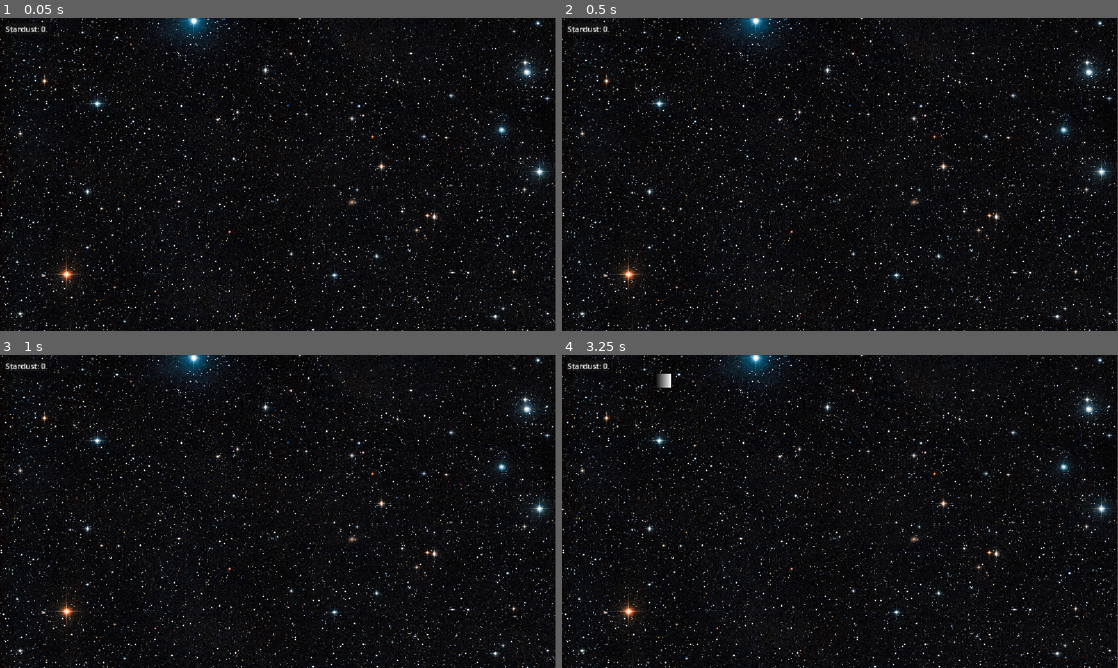
Above: before the commit, frames 1-4 (two rows, left to right).
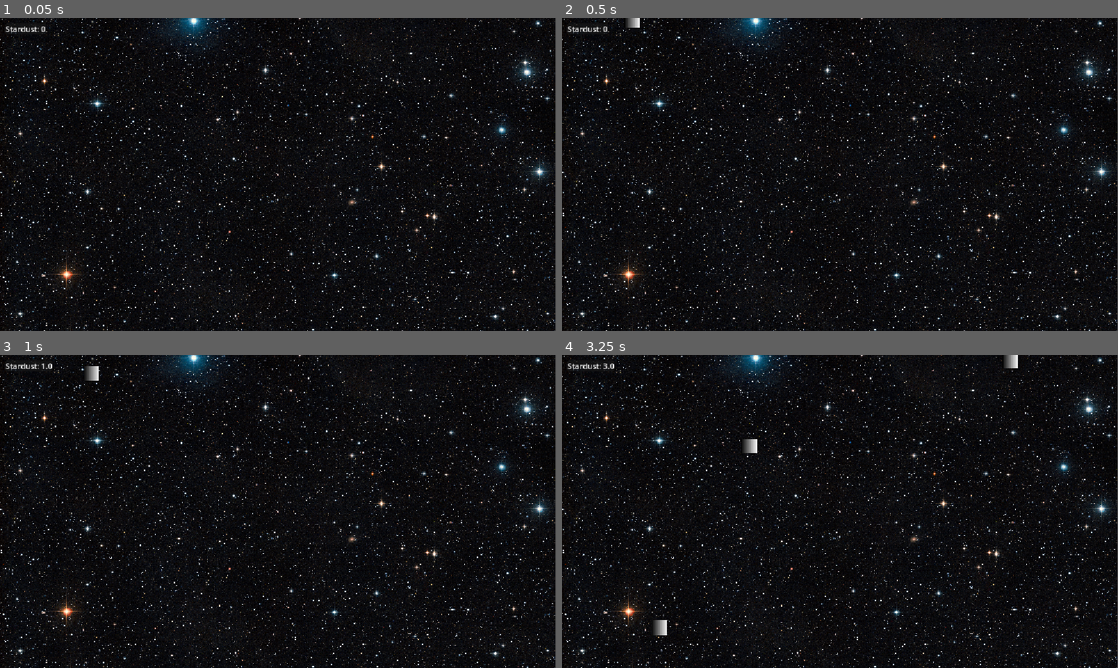
Above: after the commit, the same moments.

Repository: SteveJaws/space-idle-game
Game: Godot game, scene res://Scenes/main.tscn
Two runs of this game, one before a commit and one after it. Both use one fixed random seed, a clock stepped at 60 frames per second and the inputs below.
Inputs (mouse positions are in pixels of both pictures, inside the frame that each line leads up to):
- Up to frame 1 (0.05 s): no input
- Up to frame 2 (0.5 s): no input
- Up to frame 3 (1 s): move the mouse to (400, 495) at 0.52 s; click (400, 495) at 0.67 s
- Up to frame 4 (3.25 s): move the mouse to (728, 527) at 1.27 s; click (728, 527) at 1.42 s; move the mouse to (895, 442) at 2.02 s; click (895, 442) at 2.17 s; move the mouse to (812, 574) at 2.77 s; click (812, 574) at 2.92 s

Frame 1 is identical in both runs. In frame 2, less than 0.1% of the frame differs, in the area x 11-14%, y 0-4%; in frame 3, 0.1%; in frame 4, 0.5%, in the area x 7-82%, y 0-90%.
Error before the commit: Parse Error: Identifier "ditwerktnogniet" not declared in the current scope. (res://Scripts/Classes/player_data.gd:17)

Commit message:
JsonLoadSystemWorks also added more comet spawn locations

Diff:
--- a/Assets/SaveData/save.json
+++ b/Assets/SaveData/save.json
@@ -1,10 +1,10 @@
 {
     "levels": {
         "stardust": {
-            "level": 2
+            "level": 1
         },
         "comet": {
-            "level": 2
+            "level": 1
         }
     }
 }
--- a/Scenes/main.tscn
+++ b/Scenes/main.tscn
@@ -7,10 +7,20 @@
 [ext_resource type="Script" uid="uid://buxv4pjyef1b3" path="res://Scripts/save_loader.gd" id="4_21xkr"]
 [ext_resource type="Texture2D" uid="uid://7ikrjomrfdjf" path="res://Assets/HuGGeENt6kGyixe3hT9tnY.jpg" id="5_kry3j"]
 
+[sub_resource type="CircleShape2D" id="CircleShape2D_kry3j"]
+radius = 24.515451
+
 [sub_resource type="RectangleShape2D" id="RectangleShape2D_2exj0"]
 size = Vector2(1532, 20)
 
-[sub_resource type="CircleShape2D" id="CircleShape2D_kry3j"]
+[sub_resource type="RectangleShape2D" id="RectangleShape2D_elmaw"]
+size = Vector2(20, 703)
+
+[sub_resource type="RectangleShape2D" id="RectangleShape2D_l8s34"]
+size = Vector2(1526, 20)
+
+[sub_resource type="RectangleShape2D" id="RectangleShape2D_21xkr"]
+size = Vector2(20, 702.5)
 
 [node name="Main" type="Node2D" unique_id=1920608726]
 
@@ -21,18 +31,40 @@
 scale = Vector2(0.5984375, 0.5391666)
 texture = ExtResource("5_kry3j")
 
-[node name="CometSpawnAreaContainer" type="Area2D" parent="GameArea" unique_id=1742808469]
+[node name="CometAreaContainer" type="Node2D" parent="GameArea" unique_id=348561170]
+
+[node name="CometTargetAreaContainer" type="Area2D" parent="GameArea/CometAreaContainer" unique_id=413169908]
+
+[node name="CometTargetArea" type="CollisionShape2D" parent="GameArea/CometAreaContainer/CometTargetAreaContainer" unique_id=86790243]
+scale = Vector2(12.87, 12.87)
+shape = SubResource("CircleShape2D_kry3j")
+
+[node name="CometSpawnAreaTopContainer" type="Area2D" parent="GameArea/CometAreaContainer" unique_id=1742808469]
 position = Vector2(0, -344)
 
-[node name="CometSpawnArea" type="CollisionShape2D" parent="GameArea/CometSpawnAreaContainer" unique_id=61310049]
-position = Vector2(-1, 0)
+[node name="CometSpawnAreaTop" type="CollisionShape2D" parent="GameArea/CometAreaContainer/CometSpawnAreaTopContainer" unique_id=61310049]
 shape = SubResource("RectangleShape2D_2exj0")
 
-[node name="CometTargetAreaContainer" type="Area2D" parent="GameArea" unique_id=413169908]
+[node name="CometSpawnAreaRightContainer" type="Area2D" parent="GameArea/CometAreaContainer" unique_id=381651579]
+position = Vector2(634, 0)
 
-[node name="CometTargetArea" type="CollisionShape2D" parent="GameArea/CometTargetAreaContainer" unique_id=86790243]
-scale = Vector2(12.87, 12.87)
-shape = SubResource("CircleShape2D_kry3j")
+[node name="CometSpawnAreaRight" type="CollisionShape2D" parent="GameArea/CometAreaContainer/CometSpawnAreaRightContainer" unique_id=572927598]
+position = Vector2(0, 0.5)
+shape = SubResource("RectangleShape2D_elmaw")
+
+[node name="CometSpawnAreaBottomContainer" type="Area2D" parent="GameArea/CometAreaContainer" unique_id=1461683055]
+position = Vector2(0, 338)
+
+[node name="CometSpawnAreaBottom" type="CollisionShape2D" parent="GameArea/CometAreaContainer/CometSpawnAreaBottomContainer" unique_id=587147981]
+position = Vector2(0, 6)
+shape = SubResource("RectangleShape2D_l8s34")
+
+[node name="CometSpawnAreaLeftContainer" type="Area2D" parent="GameArea/CometAreaContainer" unique_id=17142858]
+position = Vector2(-628, 0)
+
+[node name="CometSpawnAreaLeft" type="CollisionShape2D" parent="GameArea/CometAreaContainer/CometSpawnAreaLeftContainer" unique_id=420955502]
+position = Vector2(1, 0.75)
+shape = SubResource("RectangleShape2D_21xkr")
 
 [node name="MainGameController" type="Node" parent="." unique_id=1240563683]
 script = ExtResource("1_jjgbg")
@@ -40,10 +72,13 @@
 [node name="CurrencyTimer" type="Timer" parent="MainGameController" unique_id=1020226963]
 autostart = true
 
-[node name="CometSpawner" type="Node" parent="MainGameController" unique_id=1762842700 node_paths=PackedStringArray("cometSpawnArea", "cometTargetArea")]
+[node name="CometSpawner" type="Node" parent="MainGameController" unique_id=1762842700 node_paths=PackedStringArray("cometTargetArea", "cometSpawnAreaTop", "cometSpawnAreaRight", "cometSpawnAreaBottom", "cometSpawnAreaLeft")]
 script = ExtResource("2_jjvhh")
-cometSpawnArea = NodePath("../../GameArea/CometSpawnAreaContainer/CometSpawnArea")
-cometTargetArea = NodePath("../../GameArea/CometTargetAreaContainer/CometTargetArea")
+cometTargetArea = NodePath("../../GameArea/CometAreaContainer/CometTargetAreaContainer/CometTargetArea")
+cometSpawnAreaTop = NodePath("../../GameArea/CometAreaContainer/CometSpawnAreaTopContainer/CometSpawnAreaTop")
+cometSpawnAreaRight = NodePath("../../GameArea/CometAreaContainer/CometSpawnAreaRightContainer/CometSpawnAreaRight")
+cometSpawnAreaBottom = NodePath("../../GameArea/CometAreaContainer/CometSpawnAreaBottomContainer/CometSpawnAreaBottom")
+cometSpawnAreaLeft = NodePath("../../GameArea/CometAreaContainer/CometSpawnAreaLeftContainer/CometSpawnAreaLeft")
 
 [node name="CometSpawnTimer" type="Timer" parent="MainGameController/CometSpawner" unique_id=1647153805]
 one_shot = true
--- a/Scripts/Classes/UpgradeData.gd
+++ b/Scripts/Classes/UpgradeData.gd
@@ -1,4 +1,4 @@
 class_name UpgradeData extends Resource
 
-@export var stardustPerSecondMultiplier: float = 2;
+@export var stardustPerTimeMultiplier: float = 2;
 @export var cometStardustAmountMultiplier: float = 1.15;
--- a/Scripts/Classes/player_data.gd
+++ b/Scripts/Classes/player_data.gd
@@ -2,8 +2,11 @@
 
 var currency_amount: float = 0;
 
-var stardustPerTime: float = 1;
-var cometStardustPerTime: float = 10;
+var stardustPerTimeLevel: int = 1;
+var cometStardustPerTimeLevel: int = 1;
+
+var stardustPerTime: float = 1.0;
+var cometStardustPerTime: float = 10.0;
 
 var upgradeData: UpgradeData = UpgradeData.new();
 
@@ -13,10 +16,10 @@
 func increase_currency(amount: float) -> void:
 	currency_amount += snappedf(amount, 0.01);
 
-func upgrade_stardust_per_time(levelsUp: int) -> void:
-	ditwerktnogniet
-	stardustPerTime += upgradeData.stardustPerSecondMultiplier  * levelsUp;
+func upgrade_stardust_per_time() -> void:
+	if(self.stardustPerTimeLevel > 1): self.stardustPerTime *= upgradeData.stardustPerTimeMultiplier;
+	self.stardustPerTimeLevel += 1;
 
-func upgrade_comet_stardust_per_time(levelsUp: int) -> void:
-	ditwerktnogniet
-	cometStardustPerTime += upgradeData.cometStardustAmountMultiplier * levelsUp;
+func upgrade_comet_stardust_per_time() -> void:
+	if(self.cometStardustPerTimeLevel > 1): self.cometStardustPerTime += upgradeData.cometStardustAmountMultiplier;
+	self.cometStardustPerTimeLevel += 1;
--- a/Scripts/Controllers/main_game_controller.gd
+++ b/Scripts/Controllers/main_game_controller.gd
@@ -23,7 +23,5 @@
 	self.automatic_currency()
 
 func automatic_currency() -> void:
-	var automatic_addup_value = playerData.stardustPerTime;
-
-	playerData.increase_currency(automatic_addup_value);
-	inGameUiController.update_currency_value(playerData.currency_amount);
+	self.playerData.increase_currency(playerData.stardustPerTime);
+	self.inGameUiController.update_currency_value(playerData.currency_amount);
--- a/Scripts/Objects/comet.gd
+++ b/Scripts/Objects/comet.gd
@@ -25,15 +25,12 @@
 
 func _input(event: InputEvent) -> void:
 	if event is InputEventMouseButton:
-		print("Mouse Click/Unclick at: ", event.position)
 		if(check_if_click_is_inside_comet(get_global_mouse_position())):
-			playerData.increase_currency(10);
+			playerData.increase_currency(self.playerData.cometStardustPerTime);
 			self.inGameUiController.update_currency_value(playerData.currency_amount);
 			self.queue_free();
 
 func check_if_click_is_inside_comet(click_position: Vector2) -> bool:
-	# 1. Convert the global click position to the sprite's local coordinates
 	var local_pos = sprite.to_local(click_position)
 
-	# 2. Check if the local position falls inside the sprite's rectangle bounds
 	return sprite.get_rect().has_point(local_pos)
--- a/Scripts/Spawners/comet_spawner.gd
+++ b/Scripts/Spawners/comet_spawner.gd
@@ -1,11 +1,17 @@
 extends Node
 
 @onready var timer: Timer = $CometSpawnTimer;
-@export var cometSpawnArea: CollisionShape2D;
 @export var cometTargetArea: CollisionShape2D;
 
+@export var cometSpawnAreaTop: CollisionShape2D;
+@export var cometSpawnAreaRight: CollisionShape2D;
+@export var cometSpawnAreaBottom: CollisionShape2D;
+@export var cometSpawnAreaLeft: CollisionShape2D;
+
+@onready var cometSpawnAreaList: Array[CollisionShape2D] = [self.cometSpawnAreaTop, self.cometSpawnAreaRight, self.cometSpawnAreaBottom, self.cometSpawnAreaLeft];
+
 func get_rand_f() -> float:
-	return randf_range(0, 100);
+	return randf_range(0, 2);
 
 # Called when the node enters the scene tree for the first time.
 func _ready() -> void:
@@ -18,13 +24,13 @@
 func _on_comet_spawn_timer_timeout() -> void:
 	var scene = preload("res://Scenes/comet.tscn").instantiate();
 
-	self.spawn_comet(scene);
+	self.spawn_comet(scene, self.cometSpawnAreaList.get(randi_range(0, self.cometSpawnAreaList.size() - 1)));
 
-func spawn_comet(comet: Node2D) -> void:
-	var cometSpawnAreaX: float = self.cometSpawnArea.global_position.x;
-	var cometSpawnAreaY: float = self.cometSpawnArea.global_position.y;
-	var cometSpawnAreaWidth: float = self.cometSpawnArea.shape.get_rect().size.x;
-	var cometSpawnAreaHeight: float = self.cometSpawnArea.shape.get_rect().size.y;
+func spawn_comet(comet: Node2D, cometSpawnArea: CollisionShape2D) -> void:
+	var cometSpawnAreaX: float = cometSpawnArea.global_position.x;
+	var cometSpawnAreaY: float = cometSpawnArea.global_position.y;
+	var cometSpawnAreaWidth: float = cometSpawnArea.shape.get_rect().size.x;
+	var cometSpawnAreaHeight: float = cometSpawnArea.shape.get_rect().size.y;
 
 	var spawnX = randf_range(cometSpawnAreaX - (cometSpawnAreaWidth / 2), cometSpawnAreaX + (cometSpawnAreaWidth / 2));
 	var spawnY = randf_range(cometSpawnAreaY - (cometSpawnAreaHeight / 2), cometSpawnAreaY + (cometSpawnAreaHeight / 2));
--- a/Scripts/Ui/in_game_ui_controller.gd
+++ b/Scripts/Ui/in_game_ui_controller.gd
@@ -2,7 +2,6 @@
 
 @export var currencyContainer: HBoxContainer;
 
-
 func update_currency_value(value: float) -> void:
 	currencyContainer.value = value;
 	currencyContainer.valueElement.text = str(value);
--- a/Scripts/save_loader.gd
+++ b/Scripts/save_loader.gd
@@ -17,5 +17,5 @@
 	var starDustLevel = levels["stardust"]["level"];
 	var cometStarDustLevel = levels["comet"]["level"]
 
-	ClassAutoload.playerData.upgrade_stardust_per_time(starDustLevel);
-	ClassAutoload.playerData.upgrade_comet_stardust_per_time(cometStarDustLevel);
+	for i in range(starDustLevel): ClassAutoload.playerData.upgrade_stardust_per_time();
+	for i in range(cometStarDustLevel): ClassAutoload.playerData.upgrade_comet_stardust_per_time();
